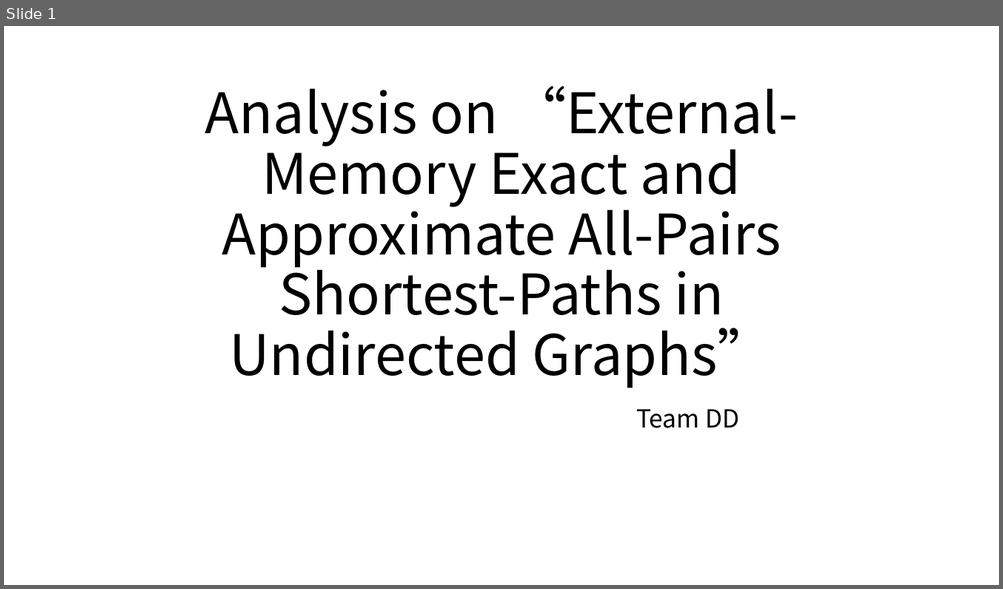
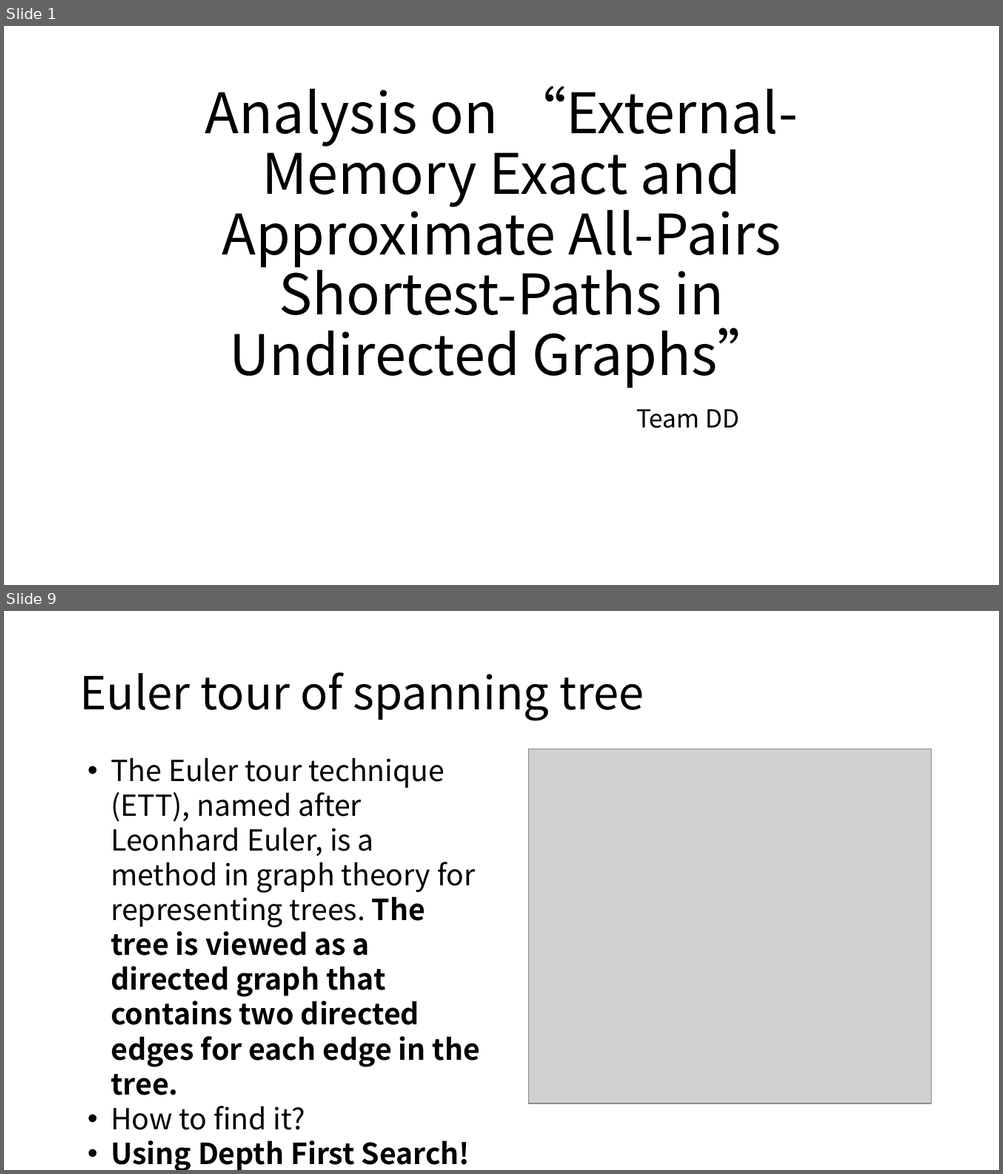
Before and after one commit to KSDeng/CS5234_miniproject, a slide deck: slide.pptx. Shown one above the other, each under a label of ours: slide 1 before the commit, slides 1 and 9 after it; the slides between them are not shown. The pictures are 1003x589 and 1003x1174 pixels, drawn with LibreOffice and Linux fonts; fonts in the diff are those of the drawing; grey boxes stand for pictures. Boxes give left, top, right and bottom in pixels: in the first picture for what was removed or moved away, otherwise in the second. Text is boxed around its words. In the diff, an @@ line names an element or a change of style, - is before the commit and + after.

```diff
--- a/slide.pptx
+++ b/slide.pptx
@@ slide 9 added at bbox=[4, 611, 999, 1170], background #FFFFFF @@
@@ title added at bbox=[79, 672, 644, 721], 44 pt, text #000000 @@
+Euler tour of spanning tree
@@ text added at bbox=[111, 758, 480, 1170], 28 pt, text #000000 @@
+• The Euler tour technique (ETT), named after Leonhard Euler, is a method in graph theory for representing trees. The tree is viewed as a directed graph that contains two directed edges for each edge in the tree.
+• How to find it?
+• Using Depth First Search!
@@ picture added at bbox=[529, 749, 931, 1104] @@
```
Also in this commit, not shown: 11 slides changed, 12 other slides added, 4 slides removed, 1 other file.
